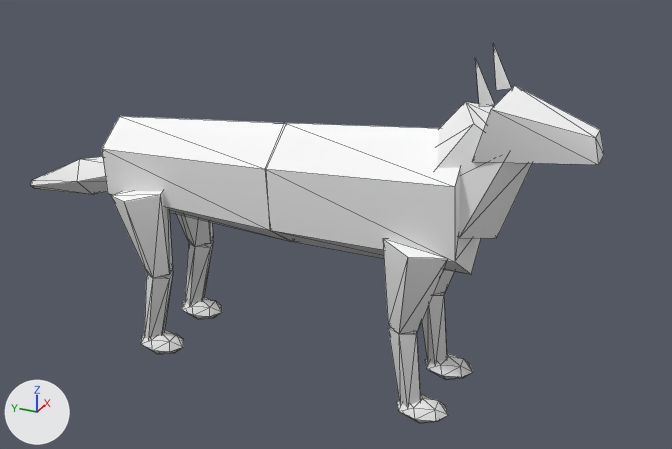
A saved change to the glTF model client/public/assets/models/grey_wolf.glb.
One viewpoint serves both versions: a 50 mm camera at (-2.79, -1.44, 2.04) aimed at (0.03, -0.17, 0.63). Arrows for +X, +Y and +Z are at lower left; the lights stay in place. The older version comes first. Mesh edges are drawn as thin lines. Vertices at exactly the same position are counted once.

Objects in the first picture: 'grey_wolf'.
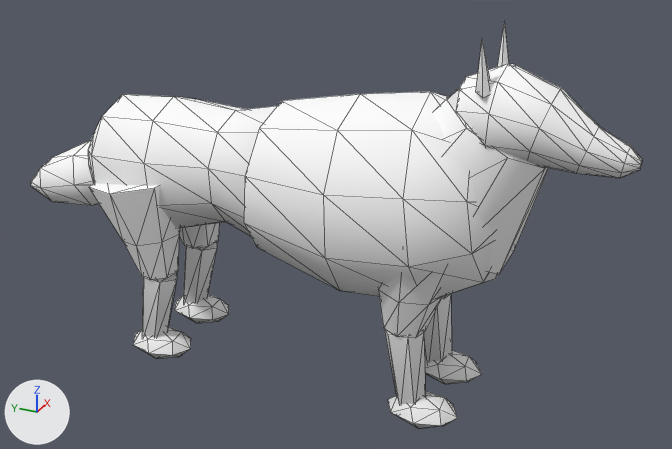
Boxes [x1, y1, x2, y2] around the edits, measured in the pictures (672 x 449 px; the box of a moved part takes in the faces that stretch with it):
'grey_wolf', reshaped (7% wider, 7% taller): before [31, 44, 604, 423]; after [31, 21, 642, 428]
part 1 of me_grey_wolf, moved or reshaped: before [424, 353, 473, 379]; after [425, 350, 481, 384]
part 2 of me_grey_wolf, moved or reshaped: before [182, 297, 222, 319]; after [175, 294, 229, 323]
part 3 of me_grey_wolf, moved or reshaped: before [397, 394, 448, 423]; after [388, 391, 458, 428]
part 4 of me_grey_wolf, moved or reshaped: before [141, 330, 184, 354]; after [133, 327, 191, 359]
part 5 of me_grey_wolf, rebuilt: before [102, 116, 291, 241]; after [88, 94, 277, 236]
part 6 of me_grey_wolf, rebuilt (18% wider, 36% taller): before [265, 123, 481, 274]; after [244, 92, 498, 298]
part 7 of me_grey_wolf, rebuilt: before [437, 102, 532, 238]; after [434, 88, 549, 274]
part 8 of me_grey_wolf, rebuilt (mostly hidden afterwards): before [433, 269, 454, 295]; after [442, 295, 448, 299]
part 9 of me_grey_wolf, rebuilt: before [144, 271, 173, 340]; after [142, 273, 177, 338]
part 10 of me_grey_wolf, rebuilt: before [176, 214, 213, 247]; after [179, 223, 219, 249]
part 11 of me_grey_wolf, rebuilt: before [422, 295, 446, 365]; after [424, 294, 452, 362]
part 12 of me_grey_wolf, rebuilt: before [383, 238, 447, 334]; after [378, 273, 443, 338]
part 13 of me_grey_wolf, rebuilt: before [185, 241, 213, 306]; after [183, 242, 217, 304]
part 14 of me_grey_wolf, rebuilt: before [111, 191, 173, 278]; after [89, 183, 180, 280]
part 15 of me_grey_wolf, rebuilt: before [388, 327, 420, 407]; after [385, 329, 426, 405]
part 16 of me_grey_wolf, rebuilt (42% wider, 42% taller): before [473, 85, 604, 165]; after [456, 64, 642, 178]
part 17 of me_grey_wolf, deleted: before [493, 44, 511, 90]
part 18 of me_grey_wolf, deleted: before [475, 58, 494, 107]
part 19 of me_grey_wolf, built on: before [31, 157, 107, 195]; after [31, 141, 99, 206]
part 20 of me_grey_wolf, added: after [476, 21, 509, 98]

Diff of the bpy script that builds the scene:
```diff
--- a/client/public/assets/models/grey_wolf.glb.py
+++ b/client/public/assets/models/grey_wolf.glb.py
@@ me_grey_wolf @@
-me_grey_wolf.from_pydata(...)  # 227 vertices, 378 faces; spans x -0.25..0.23, y -1.08..1.21, z 0.02..1.33
+me_grey_wolf.from_pydata(...)  # 426 vertices, 776 faces; spans x -0.33..0.31, y -1.2..1.21, z 0.0..1.4
+# me_grey_wolf part 1: the loose piece of 20 vertices spanning x 0.08..0.22, y -0.69..-0.49, z 0.02..0.1 is scaled about its middle by 1.35
+# me_grey_wolf part 2: the loose piece of 20 vertices spanning x 0.08..0.22, y 0.41..0.61, z 0.02..0.1 is scaled about its middle by 1.35
+# me_grey_wolf part 3: the loose piece of 20 vertices spanning x -0.22..-0.08, y -0.69..-0.49, z 0.02..0.1 is scaled about its middle by 1.35
+# me_grey_wolf part 4: the loose piece of 20 vertices spanning x -0.22..-0.08, y 0.41..0.61, z 0.02..0.1 is scaled about its middle by 1.35
+# me_grey_wolf part 5: the loose piece of 12 vertices spanning x -0.16..0.16, y -0.01..0.72, z 0.54..1.0 is rebuilt with 50 vertices and now spans x -0.26..0.26, y -0.05..0.83, z 0.52..1.08
+# me_grey_wolf part 6: the loose piece of 12 vertices spanning x -0.18..0.18, y -0.7..0.01, z 0.54..1.07 is rebuilt with 50 vertices and now spans x -0.3..0.3, y -0.84..0.06, z 0.42..1.18
+# me_grey_wolf part 7: the loose piece of 12 vertices spanning x -0.15..0.15, y -0.88..-0.42, z 0.7..1.16 is rebuilt with 16 vertices and now spans x -0.24..0.24, y -0.92..-0.34, z 0.62..1.18
+# me_grey_wolf part 8: the loose piece of 10 vertices spanning x 0.05..0.23, y -0.66..-0.44, z 0.37..0.71 is rebuilt with 21 vertices and now spans x 0.0..0.28, y -0.73..-0.37, z 0.37..0.78
+# me_grey_wolf part 9: the loose piece of 10 vertices spanning x -0.2..-0.11, y 0.44..0.59, z 0.05..0.38 is rebuilt with 12 vertices and now spans x -0.21..-0.09, y 0.42..0.6, z 0.05..0.39
+# me_grey_wolf part 10: the loose piece of 10 vertices spanning x 0.05..0.23, y 0.44..0.66, z 0.37..0.72 is rebuilt with 21 vertices and now spans x -0.03..0.31, y 0.37..0.73, z 0.36..0.79
+# me_grey_wolf part 11: the loose piece of 10 vertices spanning x 0.1..0.19, y -0.59..-0.46, z 0.06..0.38 is rebuilt with 12 vertices and now spans x 0.09..0.21, y -0.6..-0.44, z 0.05..0.38
+# me_grey_wolf part 12: the loose piece of 10 vertices spanning x -0.25..-0.07, y -0.66..-0.44, z 0.37..0.71 is rebuilt with 21 vertices and now spans x -0.3..-0.02, y -0.73..-0.37, z 0.37..0.78
+# me_grey_wolf part 13: the loose piece of 10 vertices spanning x 0.1..0.19, y 0.44..0.59, z 0.05..0.38 is rebuilt with 12 vertices and now spans x 0.09..0.21, y 0.42..0.6, z 0.05..0.39
+# me_grey_wolf part 14: the loose piece of 10 vertices spanning x -0.25..-0.07, y 0.44..0.66, z 0.37..0.72 is rebuilt with 21 vertices and now spans x -0.33..0.01, y 0.37..0.73, z 0.36..0.79
+# me_grey_wolf part 15: the loose piece of 10 vertices spanning x -0.2..-0.11, y -0.59..-0.46, z 0.06..0.38 is rebuilt with 12 vertices and now spans x -0.21..-0.09, y -0.6..-0.44, z 0.05..0.38
+# me_grey_wolf part 16: the loose piece of 8 vertices spanning x -0.14..0.14, y -1.08..-0.71, z 1.01..1.19 is rebuilt with 60 vertices and now spans x -0.17..0.17, y -1.2..-0.63, z 0.98..1.3
+# me_grey_wolf part 17: the loose piece of 4 vertices spanning x 0.06..0.13, y -0.76..-0.69, z 1.19..1.33 is deleted
+# me_grey_wolf part 18: the loose piece of 4 vertices spanning x -0.13..-0.06, y -0.76..-0.69, z 1.19..1.33 is deleted
+# me_grey_wolf part 19: 12 vertices removed from x -0.08..0.06, y 0.58..1.21, z 0.55..0.8; 25 vertices added at x -0.13..0.12, y 0.58..1.21, z 0.52..0.83
+# me_grey_wolf part 20: 10 vertices added at x -0.16..0.16, y -0.75..-0.7, z 1.23..1.4
 me_grey_wolf.materials.append(mat_palette)
```
